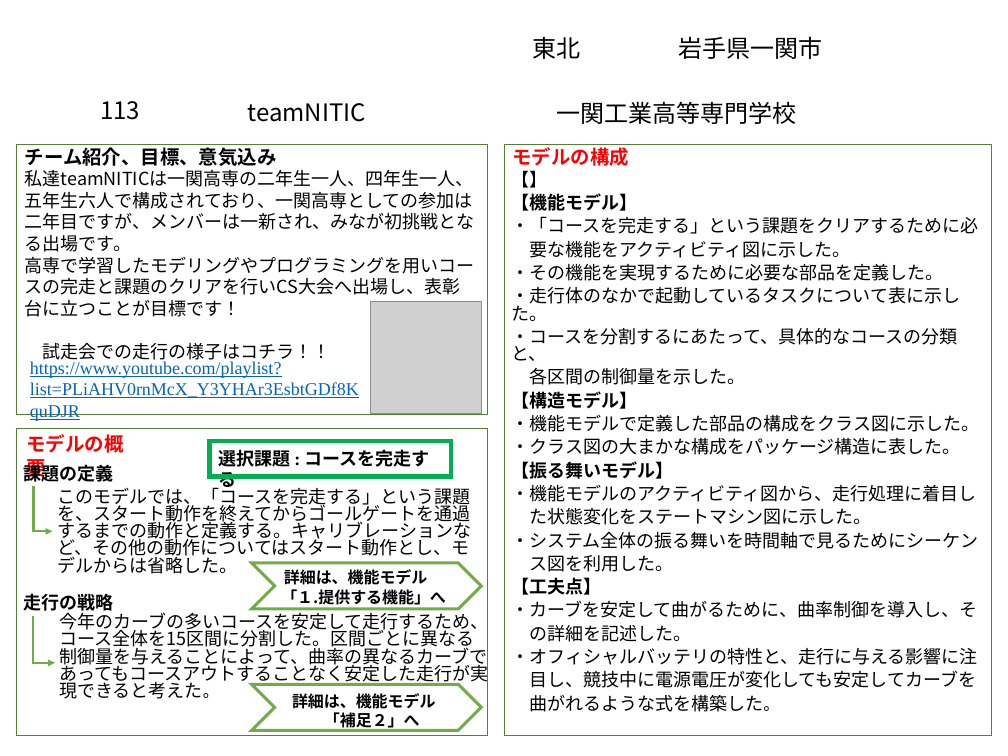
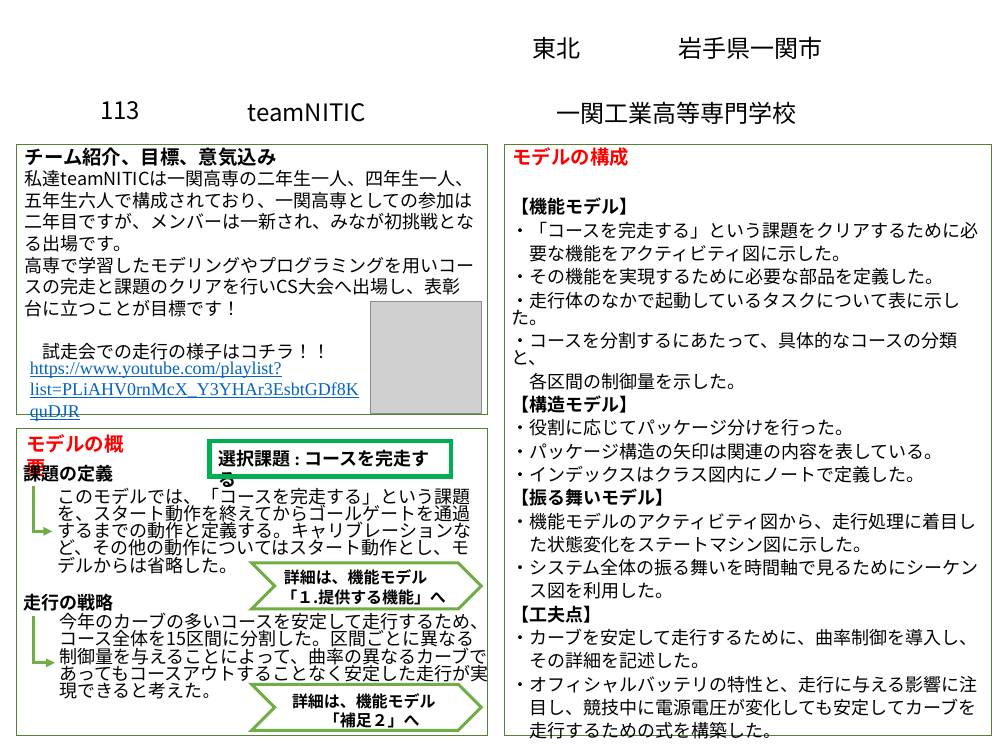
Before and after one commit to akita-lab-2019/model, a slide deck: slide 1 of PowerPoint/アブストラクト.pptx (slide 2 before the commit). Drawn at 1008x756 pixels with LibreOffice and Linux fonts; fonts in the diff are those of the drawing; grey boxes stand for pictures; background and template pictures are left out. Boxes give left, top, right and bottom in pixels: in the first picture for what was removed or moved away, otherwise in the second. Text is boxed around its words. In the diff, an @@ line names an element or a change of style, - is before the commit and + after.

```diff
--- a/PowerPoint/アブストラクト.pptx
+++ b/PowerPoint/アブストラクト.pptx
@@ text at [511, 170, 547, 188]: paragraph removed @@
-【】
@@ text at [511, 419, 942, 483]: text changed @@
-・機能モデルで定義した部品の構成をクラス図に示した。
-・クラス図の大まかな構成をパッケージ構造に表した。
+・役割に応じてパッケージ分けを行った。
+・パッケージ構造の矢印は関連の内容を表している。
+・インデックスはクラス図内にノートで定義した。
@@ elbow arrow (33, 486) - (53, 531): stroke #70AD47 2.25 pt to #70AD47 3 pt @@
@@ elbow arrow (33, 616) - (55, 663): stroke #70AD47 2.25 pt to #70AD47 3 pt @@
@@ text at [511, 628, 977, 669]: text changed @@
-・カーブを安定して曲がるために、曲率制御を導入し、そ
-の詳細を記述した。
+・カーブを安定して走行するために、曲率制御を導入し、
+その詳細を記述した。
@@ text at [529, 695, 779, 712]: text changed @@
-曲がれるような式を構築した。
+走行するための式を構築した。
```
Also in this commit, not shown: 1 other slide changed.
